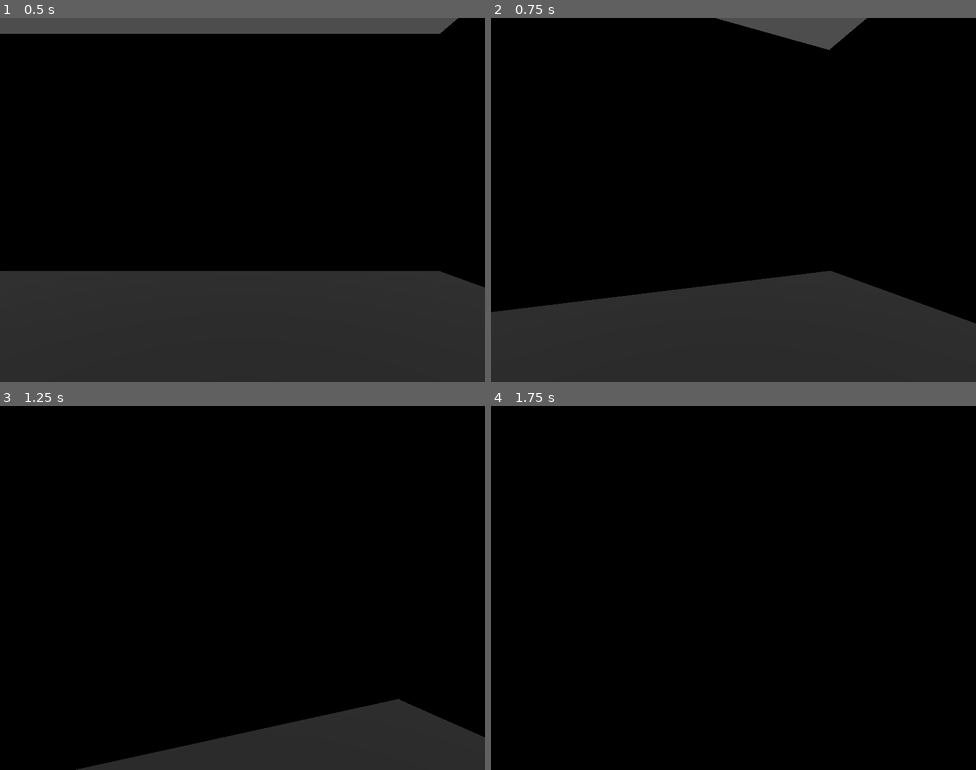
Above: before the commit, frames 1-4 (two rows, left to right).
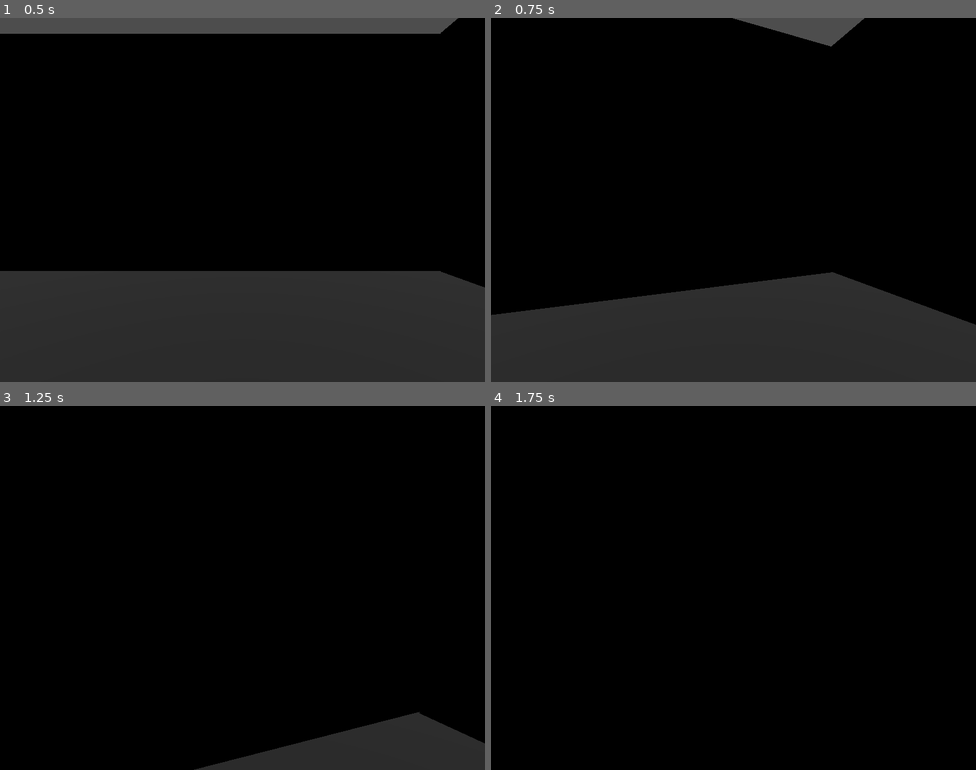
Above: after the commit, the same moments.

Repository: MisterIXI/godot-wildjam-71
Game: Godot game, scene res://scenes/_debug/oli/oli_fps.tscn
Two runs of this game, one before a commit and one after it. Both use one fixed random seed, a clock stepped at 60 frames per second and the inputs below. This scene is started directly instead of the project's main scene.
Inputs (mouse positions are in pixels of both pictures, inside the frame that each line leads up to):
- Up to frame 1 (0.5 s): no input
- Up to frame 2 (0.75 s): tap Enter at 0.5 s; move the mouse to (757, 200) at 0.52 s; hold W (up) from 0.53 s (still down); hold Shift (shift) from 0.53 s (still down)
- Up to frame 3 (1.25 s): keep holding W (up); keep holding Shift (shift)
- Up to frame 4 (1.75 s): keep holding W (up); move the mouse to (709, 588) at 1.27 s; release Shift (shift) at 1.28 s; tap Space (space) at 1.35 s

Frame 1 is identical in both runs. In frame 2, 0.8% of the frame differs, in the area x 0-100%, y 0-85%; in frame 3, 3.8%, in the area x 15-100%, y 80-100%; in frame 4, nothing differs.

Commit message:
quake like controller perfect

Diff:
--- a/bad-apple/scenes/fps/character/fps_controller.gd
+++ b/bad-apple/scenes/fps/character/fps_controller.gd
@@ -1,8 +1,8 @@
 extends CharacterBody3D
 
 @export_group("Movement")
-@export_range(1,15) var movement_speed :float = 8.0
-@export_range(1,15) var movement_runon : float = 3
+@export_range(1,15) var movement_speed :float = 9.0
+@export_range(1,15) var movement_runon : float = 4.5
 @export_range(1,15) var movement_falloff : float = 0.3
 @export_range(1,15) var jump_velocity : float = 5
 @export_range(1,50) var gravity : float = 15.0
